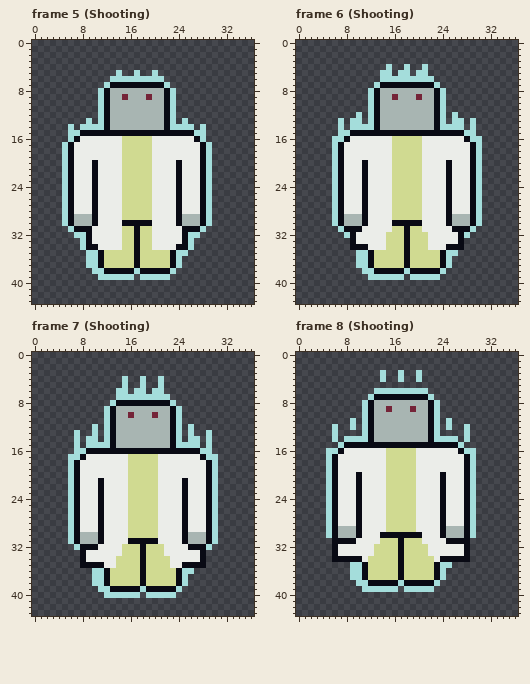
Two states of a pixel-art file, raw assets/shooter.ase. Above, as it was before the edit.
37x44 pixels, 9 frames. Shown: frame 5 (Shooting), frame 6 (Shooting), frame 7 (Shooting), frame 8 (Shooting). The commit also changed other frames, which this record leaves out.
The result:
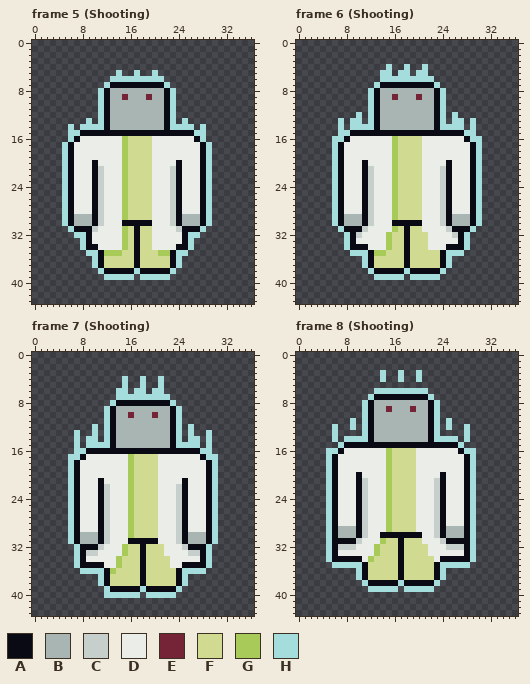
Palette (. is transparent): A #090a14  B #a8b5b2  C #c7cfcc  D #ebede9  E #752438  F #d0da91  G #a8ca58  H #a4dddb
What changed:
Changed rows in their new state; - is an unchanged pixel.
Frame 5 (Shooting):
first column x 9:
16 ------G---------
17 ------G---------
18 ------G---------
19 ------G---------
20 ------G---------
21 --C---G-------C-
22 --C---G-------C-
23 --C---G-------C-
24 --C---G-------C-
25 --C---G-------C-
26 --C---G-------C-
27 --C---G-------C-
28 --C---G-------C-
29 --C---G-------C-
30 --C-----------C-
31 -C----G--------C
32 ------G---------
33 ------G---------
34 ------G---------
35 ---GGG------GG--
36 .---------------
37 .---------------
38 -.--------------
39 --.-------------
Frame 6 (Shooting):
first column x 8:
16 --------G------------
17 --------G------------
18 --------G------------
19 --------G------------
20 --------G------------
21 ----C---G-------C----
22 ----C---G-------C----
23 ----C---G-------C----
24 ----C---G-------C----
25 ----C---G-------C----
26 ----C---G-------C----
27 ----C---G-------C----
28 ----C---G-------C----
29 ----C---G-------C----
30 ----C-----------C----
31 ---C----G--------C---
32 --C----G----------C--
33 H------G------------H
34 H------G------------H
35 -H---GG------------H-
36 --.------------------
37 --.------------------
38 ---.-----------------
39 ----.----------------
Frame 7 (Shooting):
first column x 7:
17 ---------G-------------
18 ---------G-------------
19 ---------G-------------
20 ---------G-------------
21 ---------G-------------
22 -----C---G-------C-----
23 -----C---G-------C-----
24 -----C---G-------C-----
25 -----C---G-------C-----
26 -----C---G-------C-----
27 -----C---G-------C-----
28 -----C---G-------C-----
29 -----C---G-------C-----
30 -----C---G-------C-----
31 -----C-----------C-----
32 ----C---G---------C----
33 H-CC----G----------CC-H
34 H------G--------------H
35 H------G--------------H
36 -HH---G-------------HH-
37 ---.-------------------
38 ---.-------------------
39 ----.------------------
Frame 8 (Shooting):
first column x 5:
16 ----------G--------------
17 ----------G--------------
18 ----------G--------------
19 ----------G--------------
20 ----------G--------------
21 ------C---G-------C------
22 ------C---G-------C------
23 ------C---G-------C------
24 ------C---G-------C------
25 ------C---G-------C------
26 ------C---G-------C------
27 ------C---G-------C------
28 ------C---G-------C------
29 ------C---G-------C------
30 ------C-----------C------
31 H----C---G---------C----H
32 H-CCC---G-----------CCC-H
33 H-------G---------------H
34 H------G----------------H
35 -HHH-----------------HHH-
36 ----.--------------------
37 ----.--------------------
38 -----.-------------------
39 ------.------------------
Changed places in both pictures, as pixel boxes (x1, y1, x2, y2):
changed: (86, 136, 128, 280)
changed: (158, 166, 182, 256)
changed: (344, 136, 398, 280)
changed: (440, 166, 470, 256)
changed: (74, 454, 134, 592)
changed: (176, 484, 212, 574)
changed: (326, 448, 392, 592)
changed: (434, 478, 476, 568)
